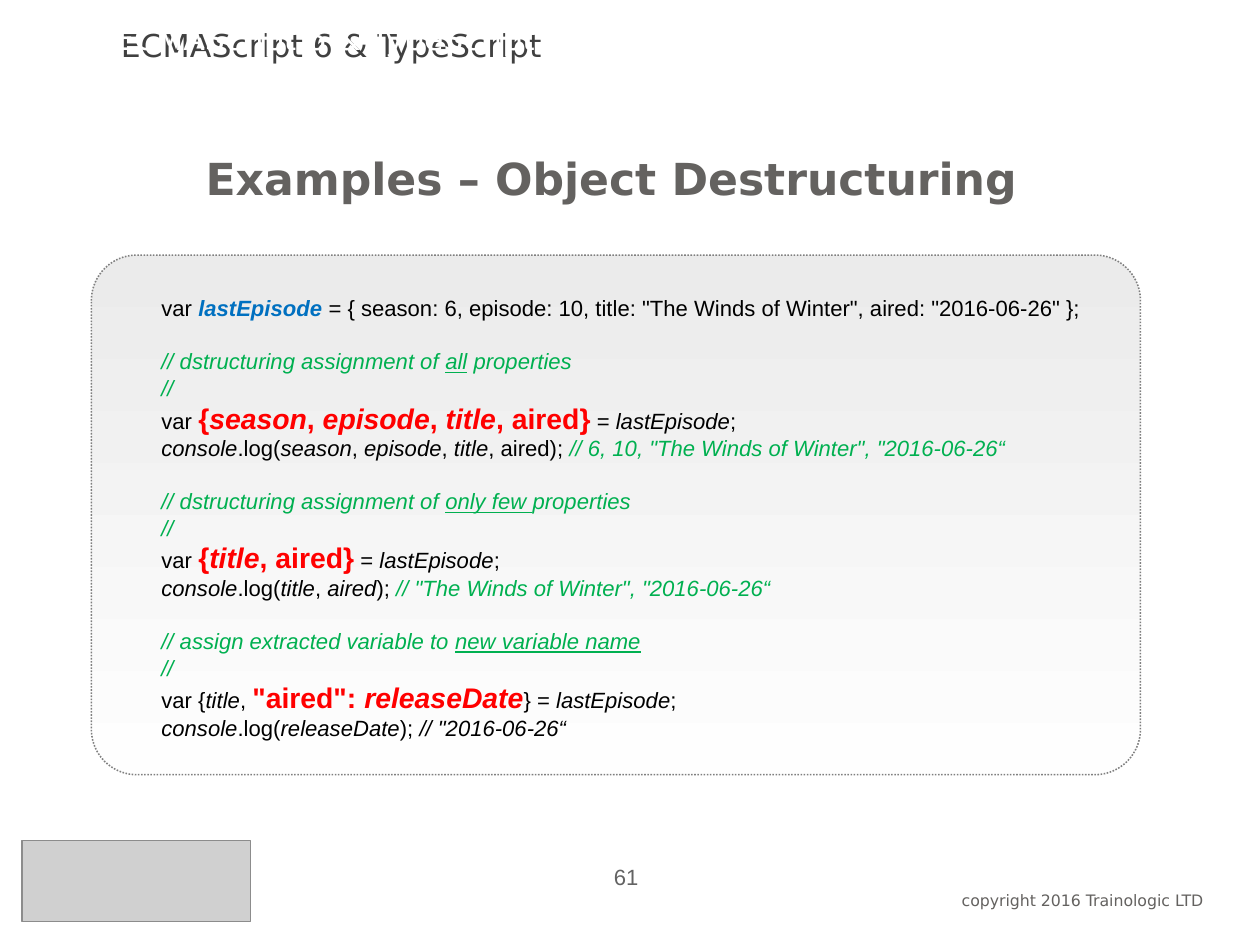
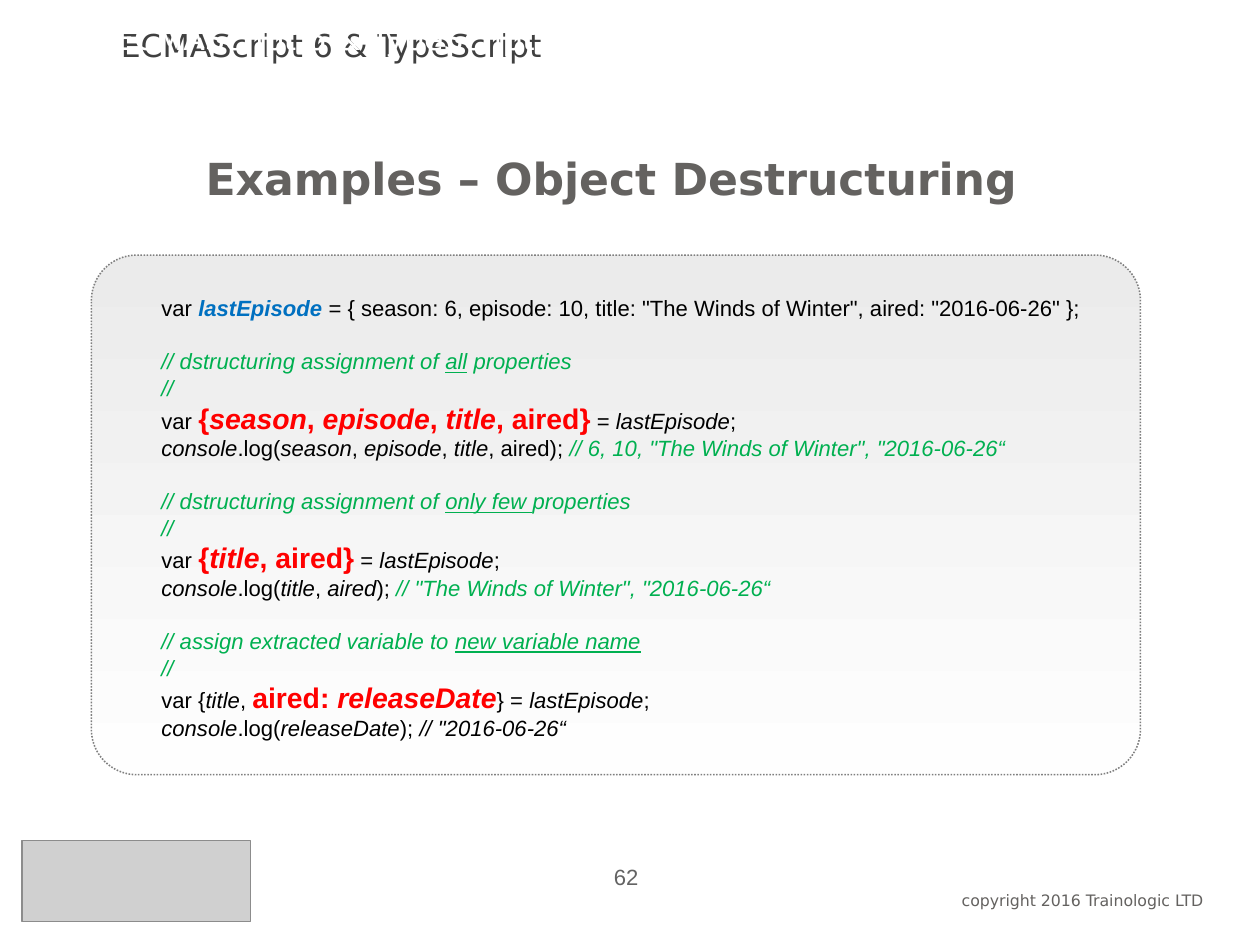
Before and after one commit to oricalvo/course-amdocs-angular, a slide deck: slide 62 of PPTs/01 ECMAScript & Typescript.ppt (slide 61 before the commit). Drawn at 1260x945 pixels with LibreOffice and Linux fonts; fonts in the diff are those of the drawing; grey boxes stand for pictures; background and template pictures are left out. Boxes give left, top, right and bottom in pixels: in the first picture for what was removed or moved away, otherwise in the second. Text is boxed around its words. In the diff, an @@ line names an element or a change of style, - is before the commit and + after.

```diff
--- a/PPTs/01 ECMAScript & Typescript.ppt
+++ b/PPTs/01 ECMAScript & Typescript.ppt
@@ text in rounded rectangle at (161, 687, 649, 741): text changed @@
-  var {title, "aired": releaseDate} = lastEpisode;
-  console.log(releaseDate); // "2016-06-26“
+  var {title, aired: releaseDate} = lastEpisode;
+  console.log(releaseDate); // "2016-06-26“
@@ page number at (614, 869, 639, 885): text changed @@
-61
+62
```
Also in this commit, not shown: 5 other slides changed, 1 slide added, 2 slides removed, 12 other files.
